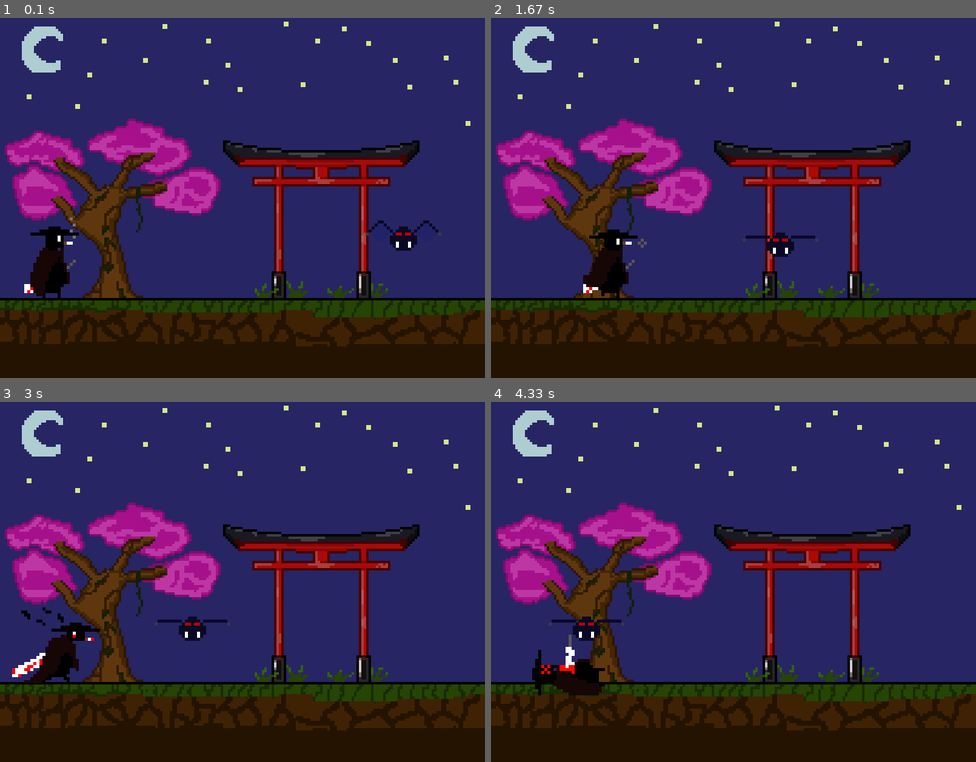
Above: before the commit, frames 1-4 (two rows, left to right).
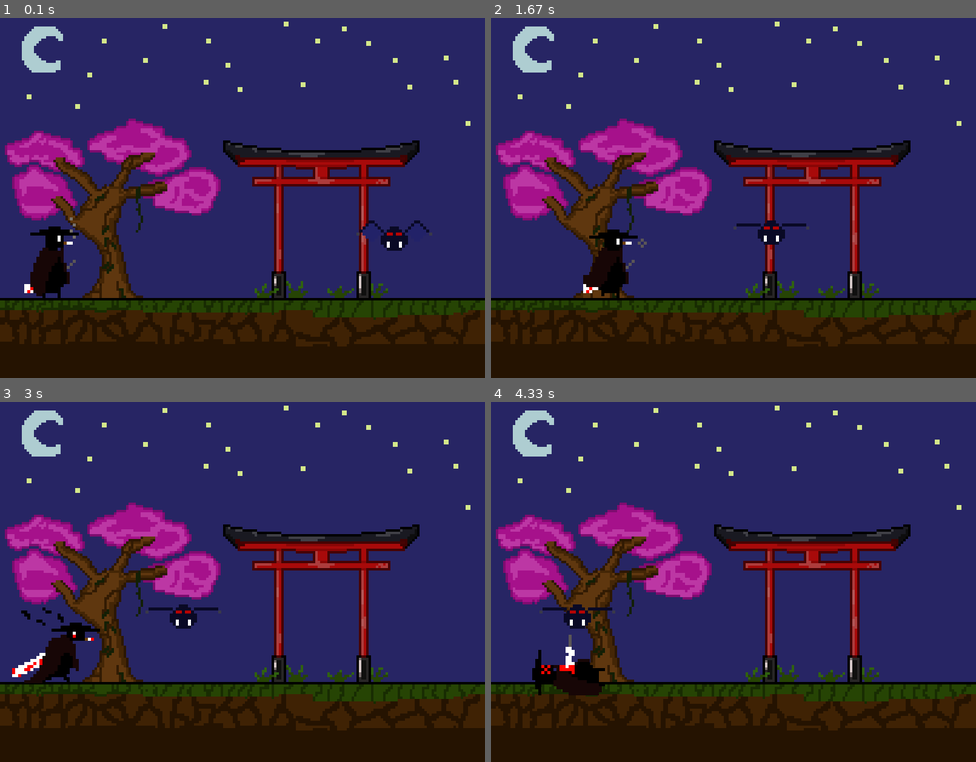
Above: after the commit, the same moments.

Repository: mk306207/PyGame_testProject
Game: pygame game, started from main.py
The game is run twice, just before and just after one commit, with the same random seed, the same clock (stepped at 60 frames per second) and the same inputs.
Inputs:
- Up to frame 1 (0.1 s): no input
- Up to frame 2 (1.67 s): tap C at 0.33 s; hold D 0.67-1.13 s; hold D 1.17-1.63 s
- Up to frame 3 (3 s): hold A 1.67-2.2 s; hold A 2.23-2.63 s; tap C at 2.67 s
- Up to frame 4 (4.33 s): hold D 3-3.63 s; tap C at 3.15 s; hold A 3.67-4.13 s; hold D from 4.17 s (still down)

The runs differ from the first frame. In frame 1, 0.4% of the frame differs, in the area x 73-91%, y 56-65%; in frame 2, 0.6%, in the area x 50-68%, y 56-67%; in frame 3, 0.6%; in frame 4, 0.6%.

Commit message:
update_07.02

Diff:
--- a/main.py
+++ b/main.py
@@ -14,10 +14,11 @@
 #--------------------------------------------------------------------------------------
 moving_sprites = pygame.sprite.Group()
 player = Player(10,330)
-enemy = Enemy(600,300)
+enemy = Enemy(600,340)
 #enemy_hitbox = pygame.Rect()
 moving_sprites.add(player)
 #moving_sprites.add(enemy)
+
 while True:
     for event in pygame.event.get():
         if event.type == pygame.QUIT:
--- a/player.py
+++ b/player.py
@@ -35,6 +35,9 @@
           self.image_attack = self.attack[self.current_attack]
           self.is_attack = False
 
+          self.attack_cooldown = 500
+          self.last_attack_time = 0
+
           self.death_animation = []
           self.death_animation.append(pygame.image.load('death/d1.png'))
           self.death_animation.append(pygame.image.load('death/d2.png'))
@@ -63,7 +66,7 @@
         if self.flip == True:
              self.image = pygame.transform.flip(self.walk[int(self.current_walk)],True, False)
         if self.is_attack==True and self.is_animating==True:
-            self.current_attack += 0.10
+            self.current_attack += 0.13
             self.current_walk = 0
         if self.current_attack >= len(self.attack):
             self.current_attack = 0
@@ -93,10 +96,14 @@
                 self.animate()
                 self.rect.x += 2
             elif key[pygame.K_c]==True:
-                 self.is_attack = True
-                 self.is_walking = False
-                 self.animate()
-                 #self.rect.move_ip(0,0)
+                current_time = pygame.time.get_ticks()
+                if current_time - self.last_attack_time > self.attack_cooldown:
+                    self.is_attack = True
+                    self.last_attack_time = current_time
+                    self.is_walking = False
+                    self.animate()
+                #self.rect.move_ip(0,0)
+
      def death(self,enemy):
         if self.rect.colliderect(enemy.rect):
             self.is_dying = True
Binary file changed: enemy/e1.png
Binary file changed: enemy/e2.png
Binary file changed: enemy/e3.png
Binary file changed: enemy/e4.png
